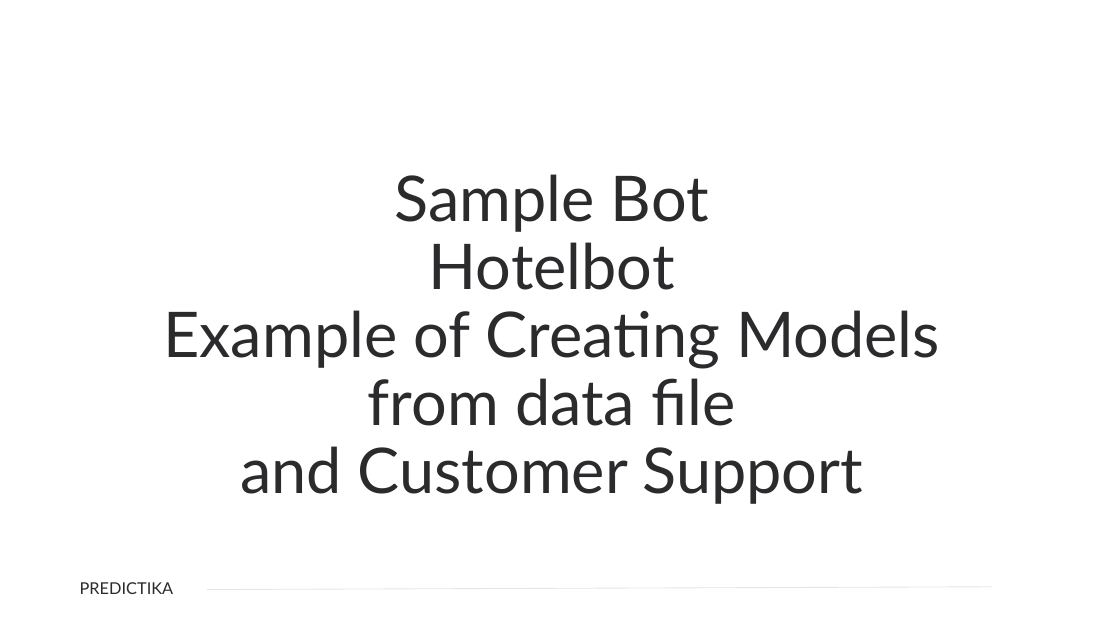
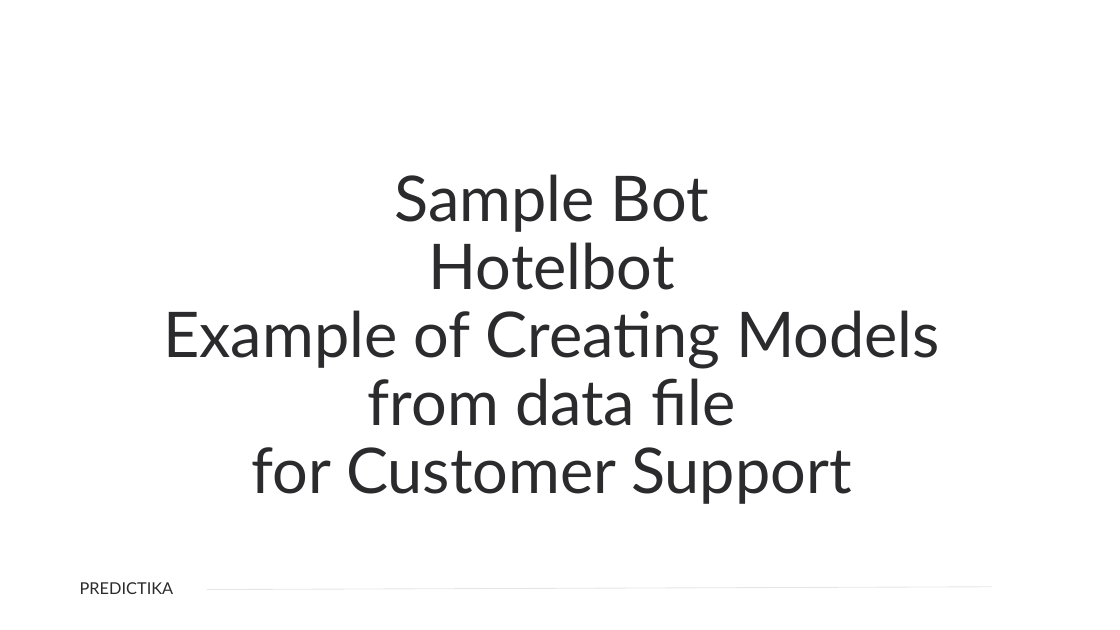
Before and after one commit to Predictika/Training, a slide deck: slide 21 of Predictika Training.pptx (slide 19 before the commit). Drawn at 1120x630 pixels with LibreOffice and Linux fonts; fonts in the diff are those of the drawing; background and template pictures are left out. Boxes give left, top, right and bottom in pixels: in the first picture for what was removed or moved away, otherwise in the second. Text is boxed around its words. In the diff, an @@ line names an element or a change of style, - is before the commit and + after.

```diff
--- a/Predictika Training.pptx
+++ b/Predictika Training.pptx
@@ title at bbox=[163, 174, 940, 504]: text changed @@
-Sample Bot
-Hotelbot
-Example of Creating Models from data file
-and Customer Support
+Sample Bot
+Hotelbot
+Example of Creating Models from data file
+for Customer Support
```
Also in this commit, not shown: 1 slide added, 5 other files.
